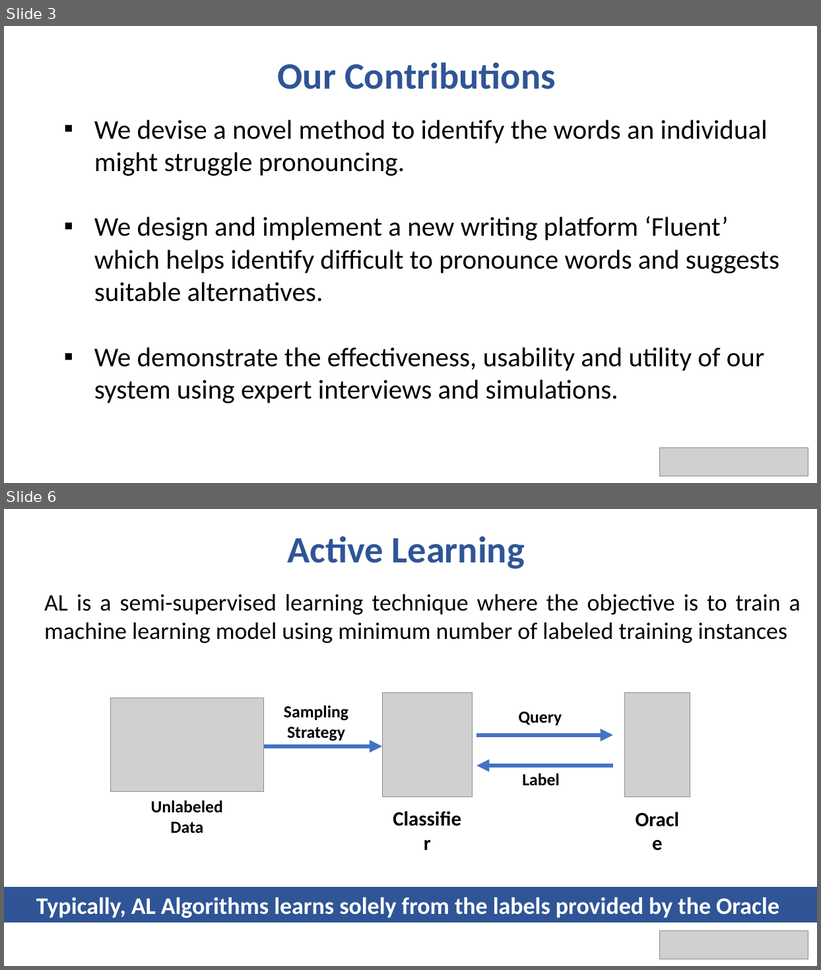
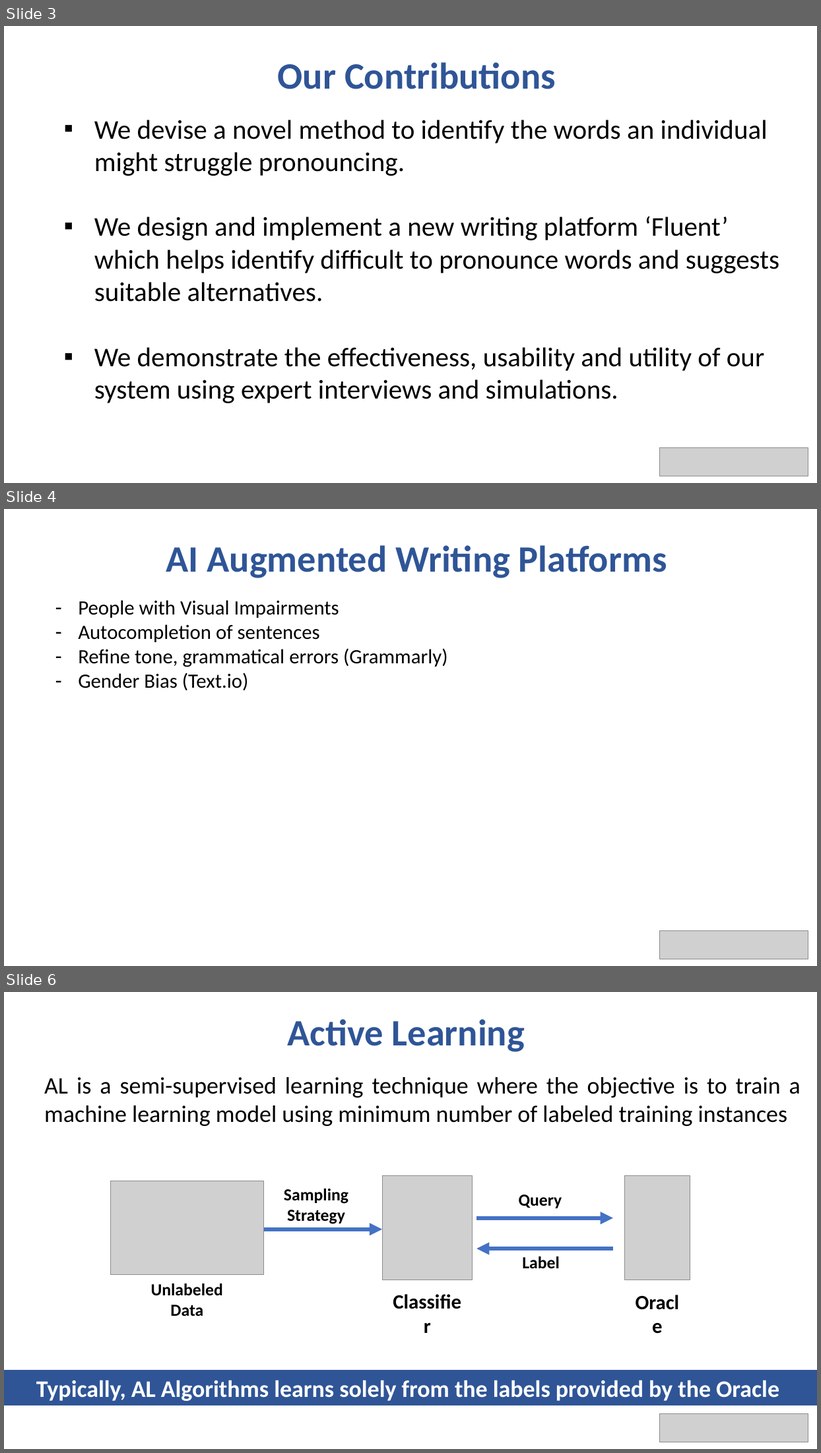
Before and after one commit to bhavyaghai/Fluent, a slide deck: presentation.pptx. Shown one above the other, each under a label of ours: slides 3 and 6 before the commit, slides 3, 4 and 6 after it; the slides between them are not shown. The pictures are 821x970 and 821x1453 pixels, drawn with LibreOffice and Linux fonts; fonts in the diff are those of the drawing; grey boxes stand for pictures. Boxes give left, top, right and bottom in pixels: in the first picture for what was removed or moved away, otherwise in the second. Text is boxed around its words. In the diff, an @@ line names an element or a change of style, - is before the commit and + after.

```diff
--- a/presentation.pptx
+++ b/presentation.pptx
@@ slide 4 added at (4,509,817,966), background #FFFFFF @@
@@ text added at (166,545,667,578), 44 pt, text #2F5597, bold @@
+AI Augmented Writing Platforms
@@ text added at (78,600,448,691), 24 pt, text #000000 @@
+– People with Visual Impairments
+– Autocompletion of sentences
+– Refine tone, grammatical errors (Grammarly)
+– Gender Bias (Text.io)
@@ picture added at (660,931,809,960) @@
```
Also in this commit, not shown: 1 slide changed, 3 other slides added, 2 slides removed, 11 other files.
